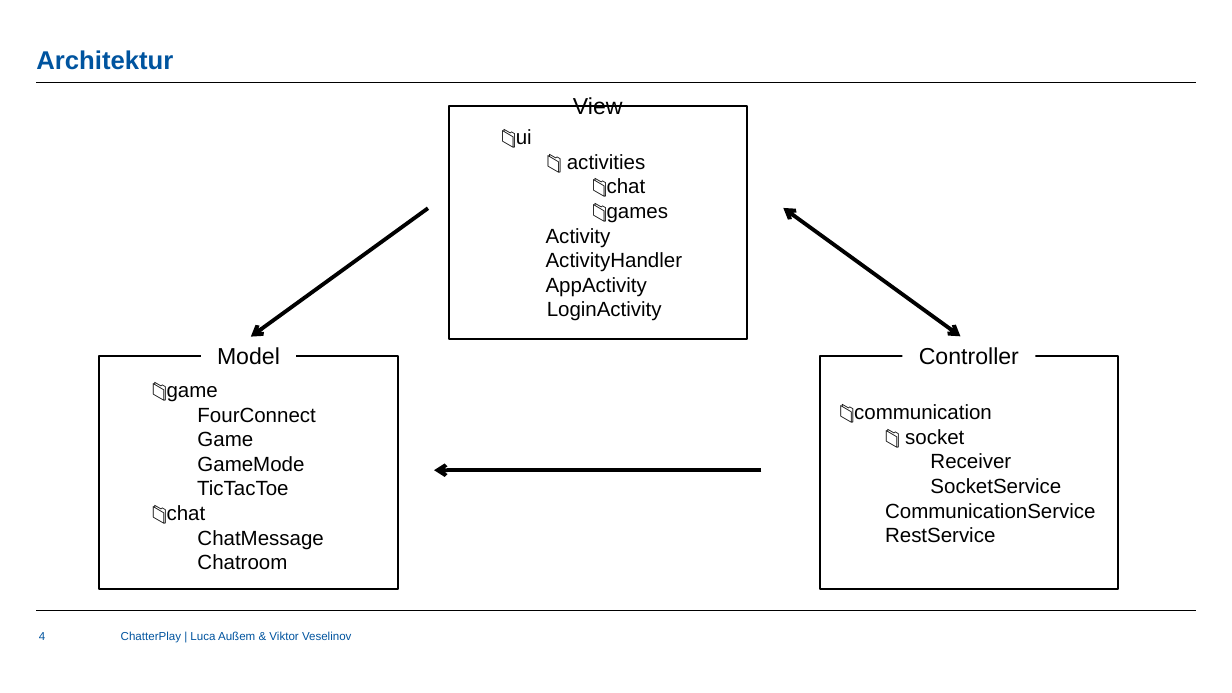
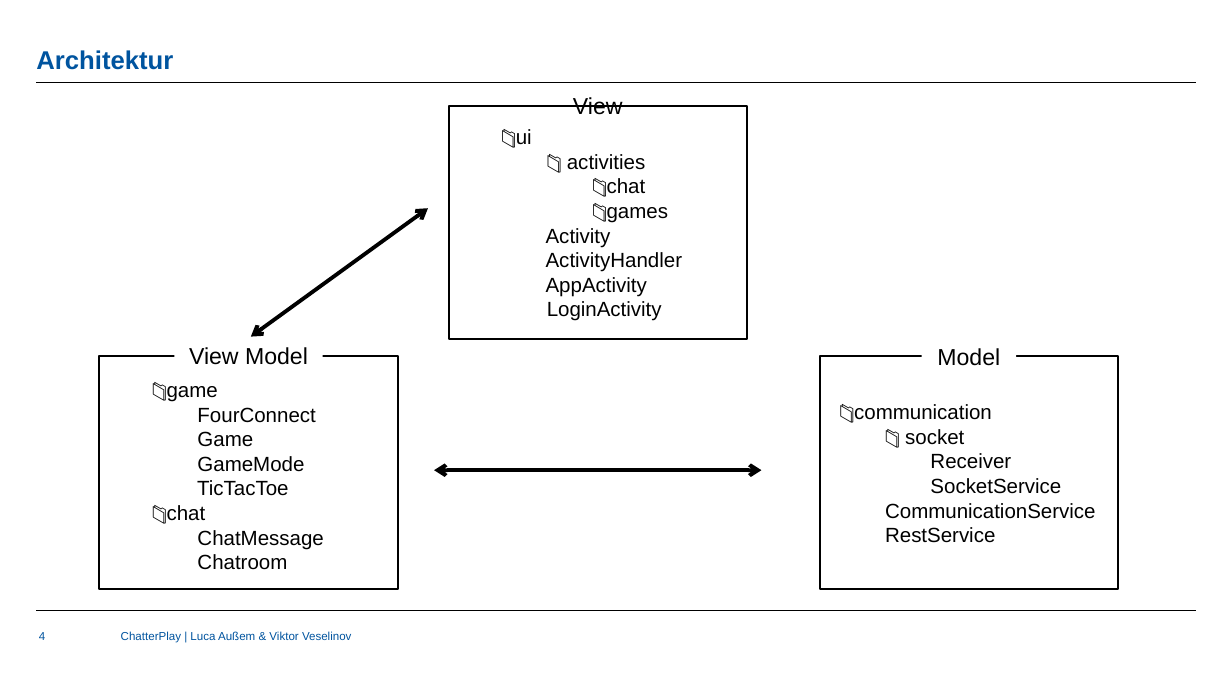
Before and after one commit to Lucaauem/ChatterPlay, a slide deck: slide 4 of docs/ChatterPlay.pptx. Drawn at 1232x693 pixels with LibreOffice and Linux fonts; fonts in the diff are those of the drawing; background and template pictures are left out. Boxes give left, top, right and bottom in pixels: in the first picture for what was removed or moved away, otherwise in the second. Text is boxed around its words. In the diff, an @@ line names an element or a change of style, - is before the commit and + after.

Commit message:
Updated: .pptx and sketch

```diff
--- a/docs/ChatterPlay.pptx
+++ b/docs/ChatterPlay.pptx
@@ arrow (428, 208) - (251, 336): arrow to double arrow @@
@@ double arrow removed from (784, 208) to (960, 336) @@
@@ rectangle: place and size @@
-rectangle at [201,338,296,374]
+rectangle at [175,338,323,374]
@@ text at [189,347,308,365]: text changed @@
-Model
+View Model
@@ rectangle: place and size @@
-rectangle at [902,338,1035,374]
+rectangle at [921,338,1016,374]
@@ text at [937,348,1000,366]: text changed @@
-Controller
+Model
@@ arrow (762, 470) - (434, 470): arrow to double arrow @@
```
Also in this commit, not shown: 1 other file.
